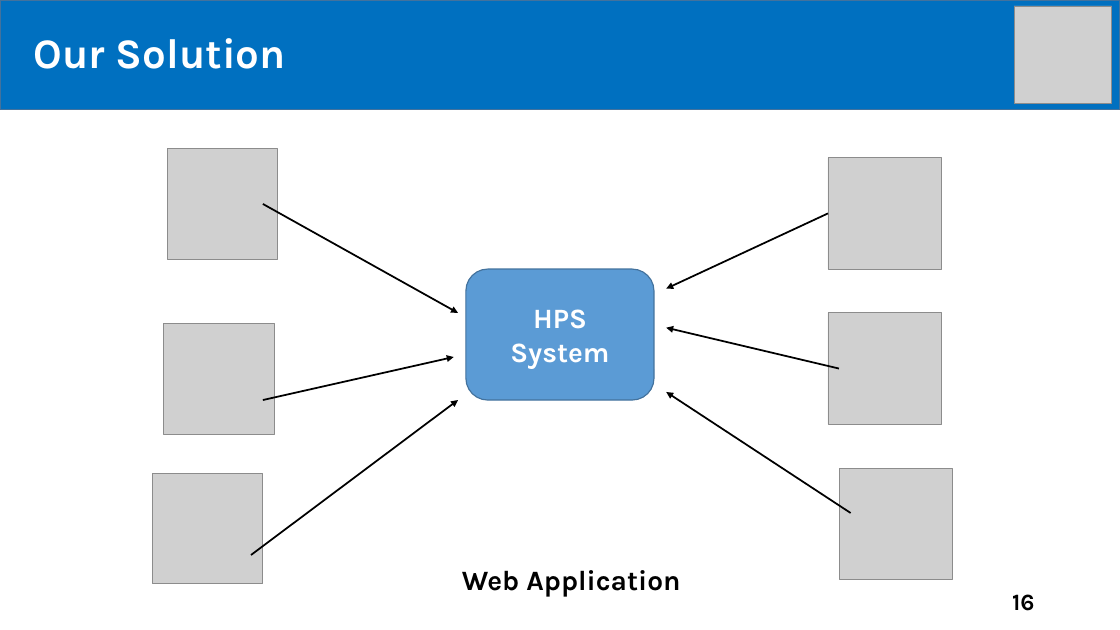
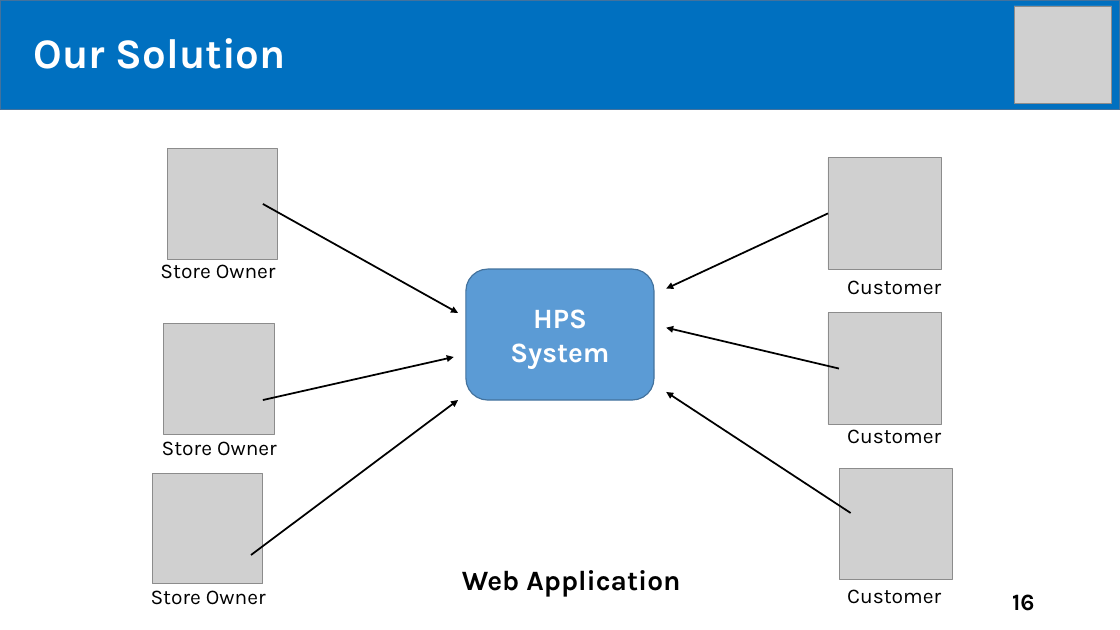
Before and after one commit to tiendan3108/CP, a slide deck: slide 16 of Source/Presentation/PreFinalPresentation.pptx. Drawn at 1120x630 pixels with LibreOffice and Linux fonts; fonts in the diff are those of the drawing; grey boxes stand for pictures. Boxes give left, top, right and bottom in pixels: in the first picture for what was removed or moved away, otherwise in the second. Text is boxed around its words. In the diff, an @@ line names an element or a change of style, - is before the commit and + after.

```diff
--- a/Source/Presentation/PreFinalPresentation.pptx
+++ b/Source/Presentation/PreFinalPresentation.pptx
@@ text added at bbox=[160, 259, 276, 279], 18 pt, text #000000 @@
+Store Owner
@@ text added at bbox=[847, 280, 941, 295], 18 pt, text #000000 @@
+Customer
@@ text added at bbox=[162, 441, 277, 456], 18 pt, text #000000 @@
+Store Owner
@@ text added at bbox=[847, 424, 941, 444], 18 pt, text #000000 @@
+Customer
@@ text added at bbox=[151, 590, 266, 605], 18 pt, text #000000 @@
+Store Owner
@@ text added at bbox=[847, 589, 941, 604], 18 pt, text #000000 @@
+Customer
```
Also in this commit, not shown: 22 other slides changed, 14 slides added.
